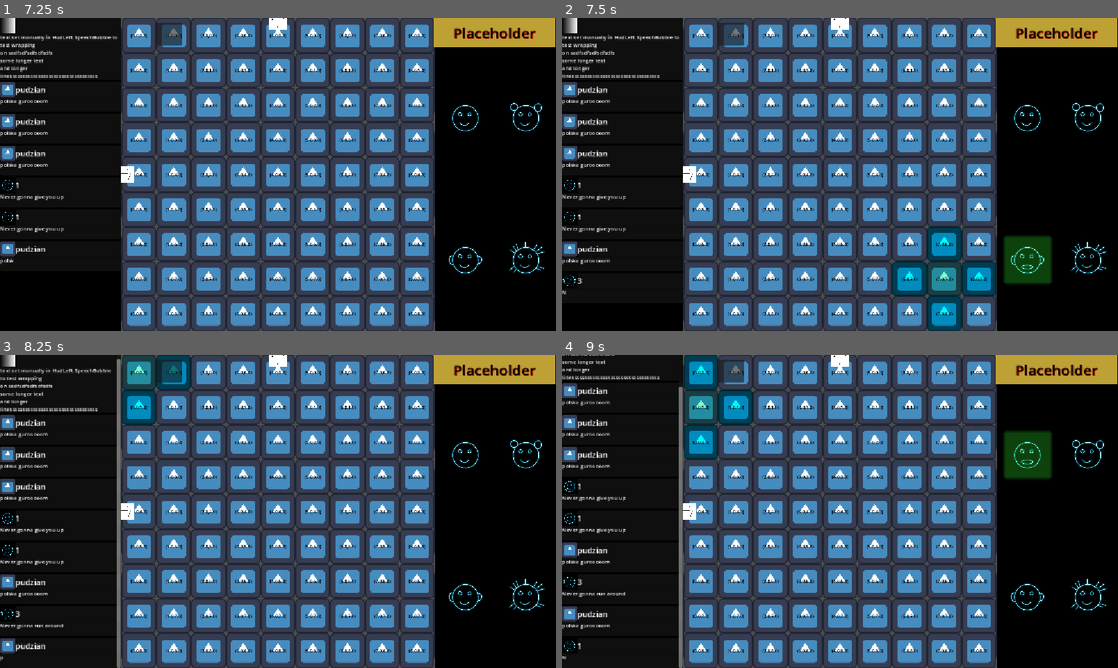
Above: before the commit, frames 1-4 (two rows, left to right).
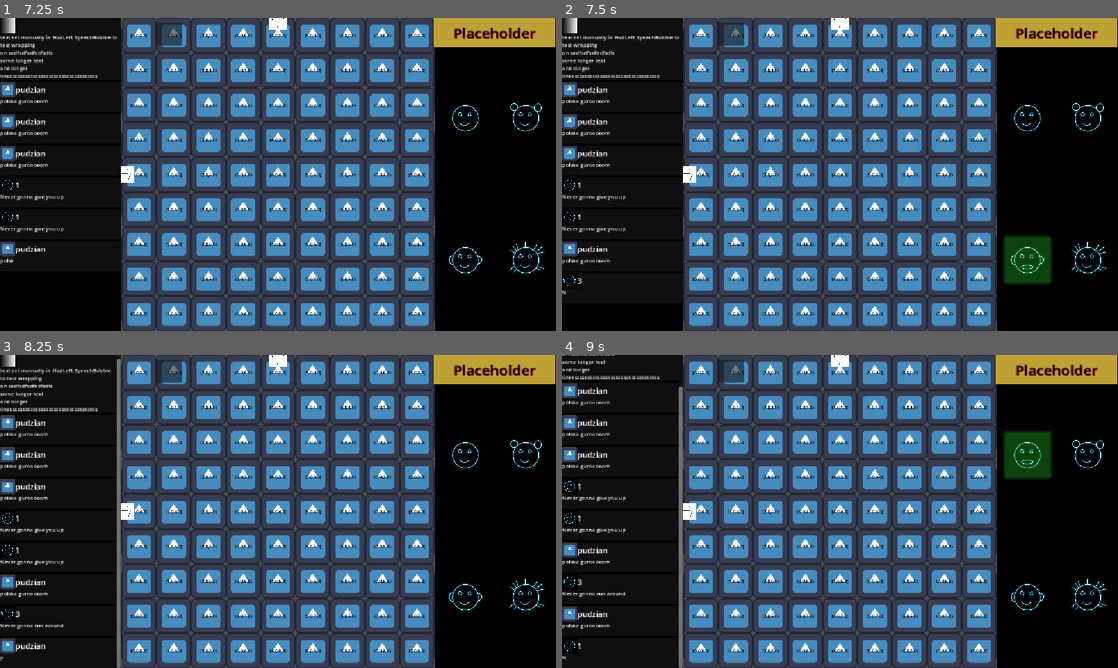
Above: after the commit, the same moments.

Repository: Wallted/ldjam-60
Game: Godot game, scene res://main.tscn
Two runs of this game, one before a commit and one after it. Both use one fixed random seed, a clock stepped at 60 frames per second and the inputs below. The engine's default icon, where the game draws it, is replaced by a stand-in: a white triangle on a blue panel in a dark square.
Inputs (mouse positions are in pixels of both pictures, inside the frame that each line leads up to):
- Up to frame 1 (7.25 s): click (166, 33) at 0.5 s; click (166, 33) at 1.25 s; click (166, 33) at 2 s; tap Enter at 2.75, 6.5 s; move the mouse to (72, 71) at 2.77 s; hold 1 (speak_1) 2.78-3.53 s; click (72, 71) at 2.92 s; move the mouse to (72, 174) at 3.52 s; tap 2 (speak_2) at 3.6, 6.6 s; click (72, 174) at 3.67 s; move the mouse to (72, 277) at 4.27 s; hold 3 (speak_3) 4.28-5.03 s; click (72, 277) at 4.42 s; move the mouse to (489, 71) at 5.02 s; tap 4 (speak_4) at 5.1 s; click (489, 71) at 5.17 s; tap Space at 5.75 s; move the mouse to (489, 174) at 5.77 s; hold 1 (speak_1) 5.78-6.53 s; click (489, 174) at 5.92 s; move the mouse to (489, 277) at 6.52 s; click (489, 277) at 6.67 s
- Up to frame 2 (7.5 s): tap Space at 7.25 s; move the mouse to (945, 277) at 7.27 s; hold 3 (speak_3) from 7.28 s (still down); click (945, 277) at 7.42 s
- Up to frame 3 (8.25 s): tap Enter at 8 s; move the mouse to (139, 373) at 8.02 s; release 3 (speak_3) at 8.03 s; tap 4 (speak_4) at 8.1 s; click (139, 373) at 8.17 s
- Up to frame 4 (9 s): tap Space at 8.75 s; move the mouse to (701, 408) at 8.77 s; hold 1 (speak_1) from 8.78 s (still down); click (701, 408) at 8.92 s

Frame 1 is identical in both runs. In frame 2, 3.3% of the frame differs, in the area x 59-78%, y 66-100%; in frame 3, 1.9%; in frame 4, 2.6%.

Commit message:
feature: store energy in door related cells (#18)
Signed-off-by: Grzegorz Choinski <grzegorzchoinski97@gmail.com>

Diff:
--- a/game/game_room.gd
+++ b/game/game_room.gd
@@ -20,6 +20,7 @@
 
 var _tile_scene = preload("res://game/tile.tscn")
 var tile_list: Array[Tile]
+var door_list: Array[Tile]
 var room_size : Vector2 = Vector2(128.0, 128.0)
 
 @onready
@@ -52,6 +53,7 @@
 
 			_tile.mouse_entered.connect(_on_tile_mouse_entered.bind(_tile))
 			_tile.mouse_exited.connect(_on_tile_mouse_exited.bind(_tile))
+			_tile.input_event.connect(_on_tile_input_event.bind(_tile))
 			_tile.input_pickable = false
 
 			tile_list.append(_tile)
@@ -67,6 +69,7 @@
 			Enums.get_direction(_door.side),
 			Enums.get_direction(_door.orientation),
 		)
+		door_list.append(_tile)
 
 func get_size() -> Vector2:
 	return room_size * scale
@@ -95,12 +98,41 @@
 	var res_coord = floor(_tile.coords / 3.0) + parent_base
 	return res_coord
 
-func set_as_focused(enabled: bool, area_enabled: bool) -> void:
-	room_area.input_pickable = area_enabled
+func disable_room() -> void:
+	room_area.input_pickable = false
 	for _item in tile_list:
 		var _tile : Area2D = _item
-		_tile.input_pickable = enabled
+		_tile.input_pickable = false
 
+func set_as_pickable() -> void:
+	room_area.input_pickable = true
+
+func enable_tiles() -> void:
+	for _item in tile_list:
+		var _tile : Area2D = _item
+		_tile.input_pickable = true
+
+func update_parent() -> void:
+	if not parent_room:
+		return
+
+	for door_tile in door_list:
+		if door_tile.is_source_exit:
+			var parent_tile_coords: Vector2 = translate_to_parent_tile(door_tile)
+			var follow_tile = parent_room.get_tile(parent_tile_coords + door_tile.door_orientation)
+			if follow_tile:
+				follow_tile.has_energy = door_tile.has_energy
+
+		if door_tile.is_source_entry:
+			var parent_tile_coords: Vector2 = translate_to_parent_tile(door_tile)
+			var follow_tile = parent_room.get_tile(parent_tile_coords - door_tile.door_orientation)
+			if follow_tile:
+				door_tile.has_energy = follow_tile.has_energy
+
+func _on_tile_input_event(_viewport: Node, event: InputEvent, _shape_idx: int, tile: Tile) -> void:
+	if event is InputEventMouseButton:
+		if event.button_index == MOUSE_BUTTON_MIDDLE and event.pressed:
+			tile.has_energy = !tile.has_energy
 
 func _on_tile_mouse_entered(_tile: Tile) -> void:
 	for _t in tile_list:
--- a/game/room_manager.gd
+++ b/game/room_manager.gd
@@ -25,6 +25,10 @@
 
 	room_list.reverse()
 	focus_on_room(room_list[0])
+
+func _process(_delta: float) -> void:
+	for room in room_list:
+		room.update_parent()
 
 func _snap_rooms_together() -> void: # todo: horrendous, fix it
 	var dict : Dictionary[int, Array]
@@ -64,9 +68,11 @@
 
 	currently_focused_room = target_room
 	for room in room_list:
-		var _is_room_focusable : bool = room.zoom_level == target_room.zoom_level - 1
-		room.set_as_focused(false, _is_room_focusable)
-	target_room.set_as_focused(true, false)
+		room.disable_room()
+		if room.zoom_level == target_room.zoom_level - 1:
+			room.set_as_pickable()
+
+	target_room.enable_tiles()
 	camera_2d.zoom_room(target_room).connect(_on_zoom_finished)
 	focus_available = false
 
--- a/game/tile.gd
+++ b/game/tile.gd
@@ -2,8 +2,13 @@
 class_name Tile
 
 var coords: Vector2
+var door_orientation: Vector2
 
-var _door_orientation: Vector2
+@export
+var has_energy: bool
+
+var is_source_exit: bool
+var is_source_entry: bool
 
 @onready
 var door: Sprite2D = $Door
@@ -12,14 +17,28 @@
 @onready
 var label: Label = $Label
 
+func _process(_delta: float) -> void:
+	if has_energy:
+		door.modulate = Color.GREEN
+		modulate = Color.GREEN
+	else:
+		door.modulate = Color.WHITE
+		modulate = Color.WHITE
+
 func _ready() -> void:
 	label.text = "(%s,%s)" % [coords.x, coords.y]
 
 func is_door() -> bool:
-	return _door_orientation != Vector2.ZERO
+	return door_orientation != Vector2.ZERO
 
 func enable_door(_side: Vector2, _orientation: Vector2) -> void:
 	door.visible = true
-	_door_orientation = _orientation
+	door_orientation = _orientation
 	door.rotate(PI/2.0 + _orientation.angle())
 	door.position = _side * tile_sprite.texture.get_size() / 2.5
+
+	var _follow_tile = coords + door_orientation
+	is_source_exit = _follow_tile != _follow_tile.clamp(Vector2.ZERO, Vector2(8.0, 8.0))
+
+	_follow_tile = coords - door_orientation
+	is_source_entry = _follow_tile != clamp(_follow_tile, Vector2.ZERO, Vector2(8.0, 8.0))
